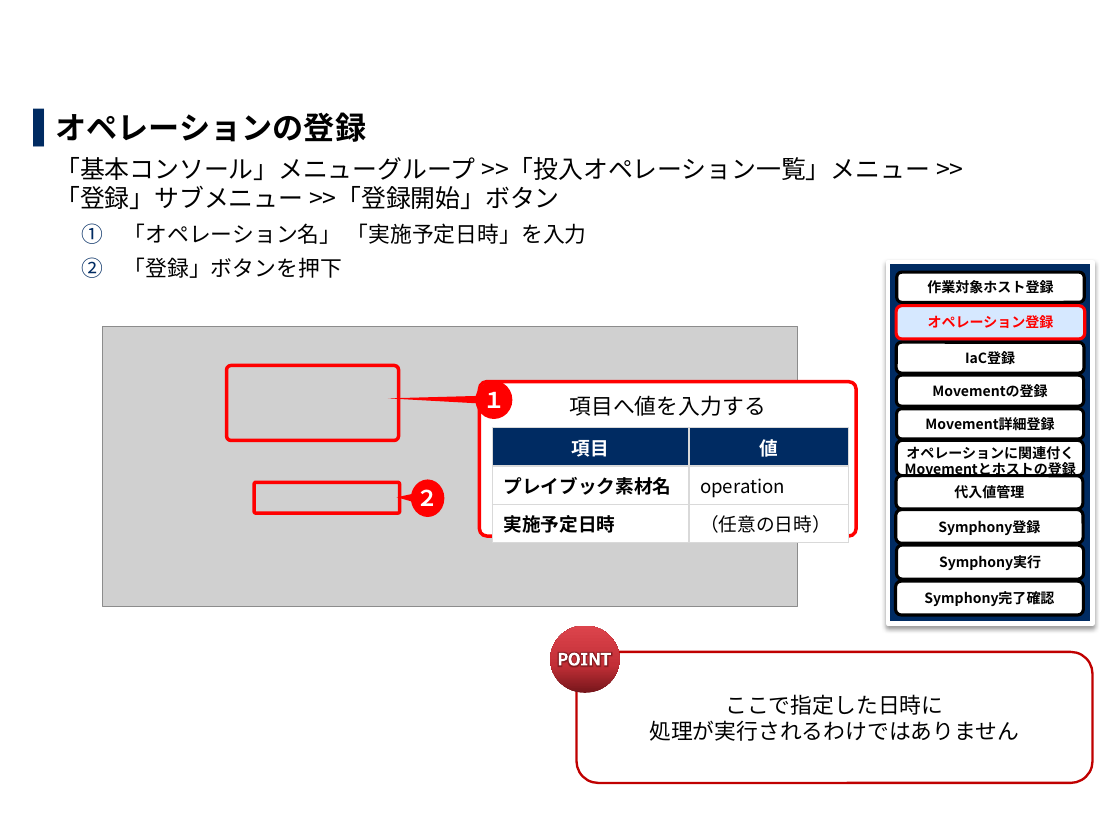
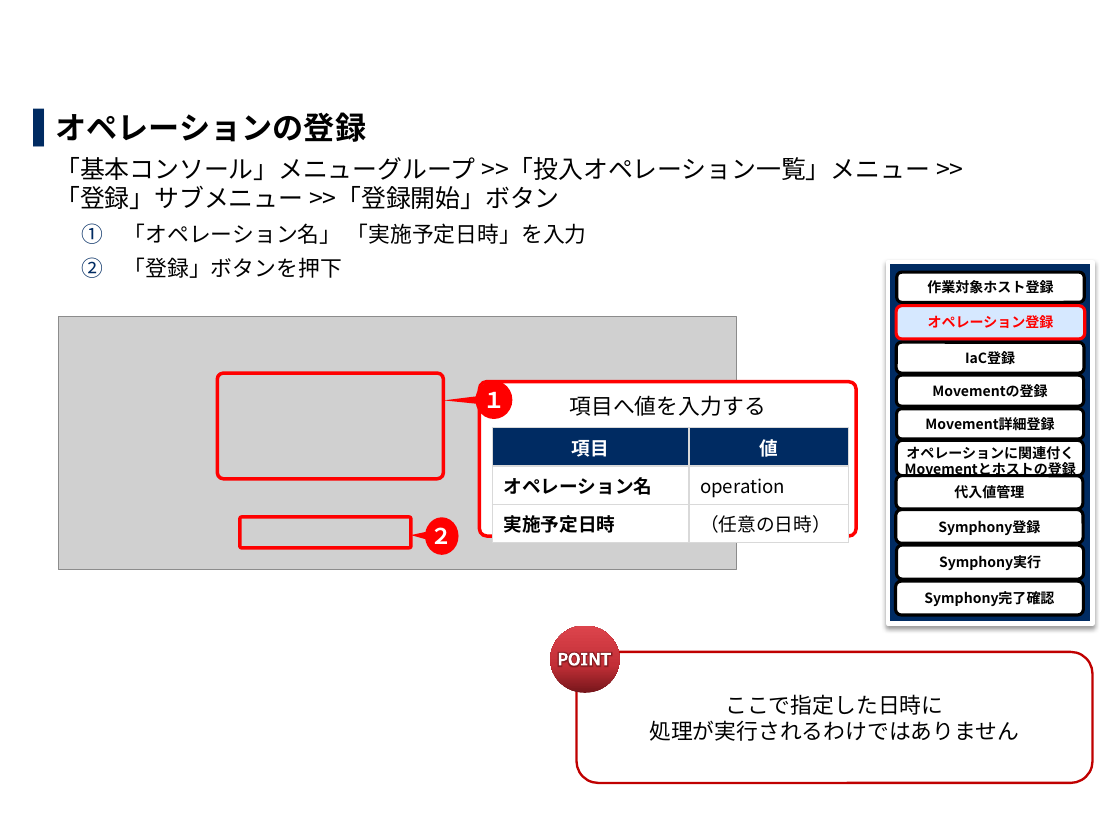
Before and after one commit to exastro-suite/it-automation-docs, a slide deck: slide 19 of asset/Learn_ja/ITA-base_practice_ja.pptx. Drawn at 1120x840 pixels with LibreOffice and Linux fonts; fonts in the diff are those of the drawing; grey boxes stand for pictures; background and template pictures are left out. Boxes give left, top, right and bottom in pixels: in the first picture for what was removed or moved away, otherwise in the second. Text is boxed around its words. In the diff, an @@ line names an element or a change of style, - is before the commit and + after.

```diff
--- a/asset/Learn_ja/ITA-base_practice_ja.pptx
+++ b/asset/Learn_ja/ITA-base_practice_ja.pptx
@@ picture: place and size @@
-picture at (102,326,797,606)
+picture at (58,317,737,570)
@@ rounded rectangle: place and size @@
-rounded rectangle at (226,365,399,440)
+rounded rectangle at (217,373,444,478)
@@ table at (493,428,849,537) @@
-row 2, column 1: プレイブック素材名
+row 2, column 1: オペレーション名
@@ rounded rectangle: place and size @@
-rounded rectangle at (254,483,400,514)
+rounded rectangle at (240,517,411,549)
@@ speech bubble "２": place and size @@
-speech bubble "２" at (411,479,445,517)
+speech bubble "２" at (426,517,459,556)
```
Also in this commit, not shown: 18 other slides changed.
